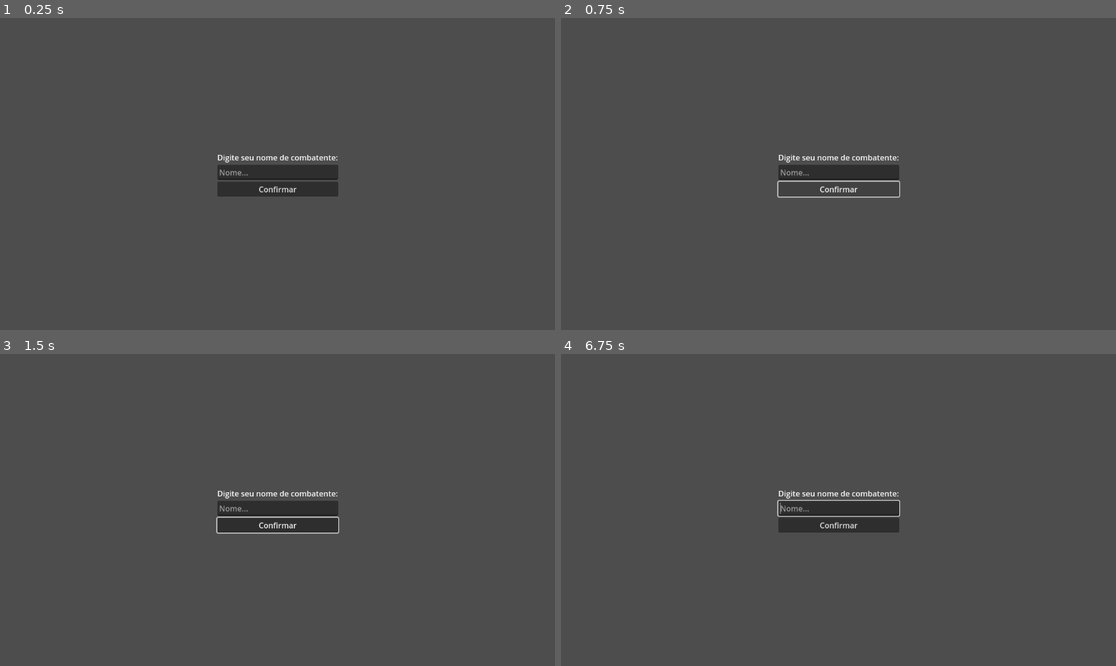
Above: before the commit, frames 1-4 (two rows, left to right).
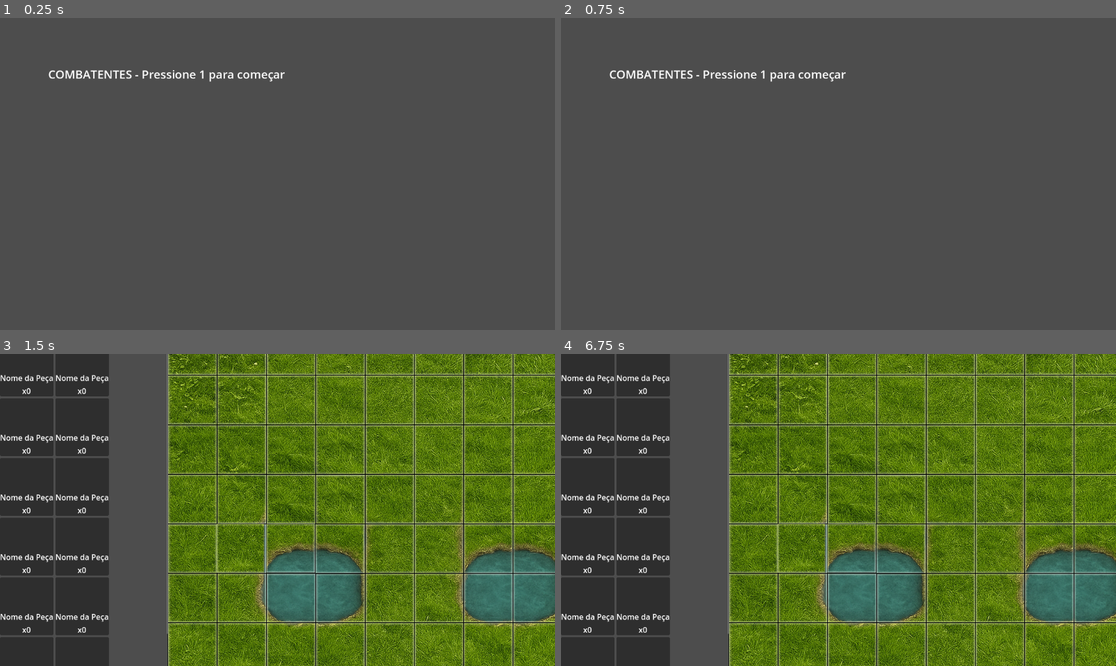
Above: after the commit, the same moments.

Repository: pablogeokar/flutter-combatentes
Game: Godot game, scene res://main.tscn
Same seed, same stepped clock (60 frames per second), same inputs: the game is played once before the commit and once after it.
Inputs (mouse positions are in pixels of both pictures, inside the frame that each line leads up to):
- Up to frame 1 (0.25 s): no input
- Up to frame 2 (0.75 s): click (838, 189) at 0.5 s, where only the run before the commit has a clickable "Confirmar"
- Up to frame 3 (1.5 s): click (338, 559) at 1.25 s, where only the run after the commit has a clickable "Começar"
- Up to frame 4 (6.75 s): tap Enter at 2, 3.5, 3.8, 5 s; move the mouse to (960, 494) at 2.02 s; hold D 2.03-2.75 s; tap 1 at 2.1, 5.1 s; click (960, 494) at 2.17 s; tap Space at 2.27, 2.75, 4.25, 5.27, 5.75 s; tap 2 at 2.3, 5.3 s; drag from (727, 525) to (810, 572) at 2.77 s; move the mouse to (894, 441) at 3.52 s; hold D 3.53-4.25 s; tap 3 at 3.6, 6.6 s; drag from (810, 572) to (672, 463) at 4.27 s; move the mouse to (1005, 556) at 5.02 s; drag from (672, 463) to (755, 432) at 5.77 s; move the mouse to (866, 510) at 6.52 s; click (866, 510) at 6.67 s

The runs differ from the first frame. In frame 1, 2.7% of the frame differs, in the area x 8-61%, y 16-58%; in frame 2, 2.0%; in frame 3, 87%, in the area x 0-100%, y 0-100%; in frame 4, 87%.
Error after the commit: Out of bounds get index '0' (on base: 'Dictionary') (res://scripts/ui/inventory_piece_widget.gd:23)

Commit message:
erros e mais erros

Diff:
--- /dev/null
+++ b/godot/combatentes/scenes/ui/simple_name_screen.tscn
@@ -0,0 +1,39 @@
+[gd_scene load_steps=2 format=3 uid="uid://simple_name_screen"]
+
+[ext_resource type="Script" path="res://scripts/ui/name_input_screen.gd" id="1_simple"]
+
+[node name="SimpleNameScreen" type="Control"]
+layout_mode = 3
+anchors_preset = 15
+anchor_right = 1.0
+anchor_bottom = 1.0
+script = ExtResource("1_simple")
+
+[node name="CenterContainer" type="CenterContainer" parent="."]
+layout_mode = 1
+anchors_preset = 15
+anchor_right = 1.0
+anchor_bottom = 1.0
+
+[node name="VBoxContainer" type="VBoxContainer" parent="CenterContainer"]
+layout_mode = 2
+
+[node name="TitleLabel" type="Label" parent="CenterContainer/VBoxContainer"]
+layout_mode = 2
+text = "COMBATENTES"
+horizontal_alignment = 1
+
+[node name="InstructionLabel" type="Label" parent="CenterContainer/VBoxContainer"]
+layout_mode = 2
+text = "Digite seu nome:"
+horizontal_alignment = 1
+
+[node name="LineEdit" type="LineEdit" parent="CenterContainer/VBoxContainer"]
+layout_mode = 2
+placeholder_text = "Seu nome aqui..."
+
+[node name="Button" type="Button" parent="CenterContainer/VBoxContainer"]
+layout_mode = 2
+text = "Começar Jogo"
+
+[connection signal="pressed" from="CenterContainer/VBoxContainer/Button" to="." method="_on_button_pressed"]
--- /dev/null
+++ b/godot/combatentes/scenes/ui/simple_test_screen.tscn
@@ -0,0 +1,10 @@
+[gd_scene load_steps=2 format=3 uid="uid://simple_test_screen"]
+
+[ext_resource type="Script" path="res://scripts/ui/simple_test_screen.gd" id="1_test"]
+
+[node name="SimpleTestScreen" type="Control"]
+layout_mode = 3
+anchors_preset = 15
+anchor_right = 1.0
+anchor_bottom = 1.0
+script = ExtResource("1_test")
--- a/godot/combatentes/scripts/data/placement_messages.gd
+++ b/godot/combatentes/scripts/data/placement_messages.gd
@@ -66,17 +66,22 @@
 		dict["data"] = data.to_dict()
 	return dict
 
-static func placement_update(game_id: String, player_id: String, piece_id: String, patente: Enums.Patente, position: Vector2i) -> PlacementMessage:
+# Métodos de conveniência para criar mensagens específicas
+func create_placement_update(piece_id: String, patente: Enums.Patente, position: Vector2i):
 	var msg_data = PlacementMessageData.new(piece_id, patente, position)
-	return PlacementMessage.new("PLACEMENT_UPDATE", game_id, player_id, msg_data)
+	type = "PLACEMENT_UPDATE"
+	data = msg_data
 
-static func placement_ready(game_id: String, player_id: String, all_pieces: Array[PecaJogo]) -> PlacementMessage:
+func create_placement_ready(all_pieces: Array[PecaJogo]):
 	var msg_data = PlacementMessageData.new("", Enums.Patente.PRISIONEIRO, Vector2i.ZERO, Enums.PlacementStatus.READY, all_pieces)
-	return PlacementMessage.new("PLACEMENT_READY", game_id, player_id, msg_data)
+	type = "PLACEMENT_READY"
+	data = msg_data
 
-static func placement_status(game_id: String, player_id: String, status: Enums.PlacementStatus) -> PlacementMessage:
+func create_placement_status(status: Enums.PlacementStatus):
 	var msg_data = PlacementMessageData.new("", Enums.Patente.PRISIONEIRO, Vector2i.ZERO, status)
-	return PlacementMessage.new("PLACEMENT_STATUS", game_id, player_id, msg_data)
+	type = "PLACEMENT_STATUS"
+	data = msg_data
 
-static func game_start(game_id: String, player_id: String) -> PlacementMessage:
-	return PlacementMessage.new("GAME_START", game_id, player_id)
+func create_game_start():
+	type = "GAME_START"
+	data = null
--- a/godot/combatentes/scripts/main.gd
+++ b/godot/combatentes/scripts/main.gd
@@ -1,34 +1,48 @@
 # main.gd
 extends Node2D
-
-var debug_mode = false
 
 func _ready():
 	print("🎮 MAIN - Iniciando jogo...")
 
-	# Adiciona helper de debug
-	var debug_helper = Node.new()
-	debug_helper.set_script(load("res://scripts/debug_helper.gd"))
-	add_child(debug_helper)
+	# Adiciona um label de debug na tela
+	var debug_label = Label.new()
+	debug_label.text = "COMBATENTES - Pressione 1 para começar"
+	debug_label.position = Vector2(100, 100)
+	debug_label.add_theme_font_size_override("font_size", 24)
+	add_child(debug_label)
 
-	# Adiciona teste rápido
-	var quick_test = Node.new()
-	quick_test.set_script(load("res://scripts/quick_test.gd"))
-	add_child(quick_test)
+	print("🎮 MAIN - Controles disponíveis:")
+	print("  - Pressione 1: Tela de nome")
+	print("  - Pressione 2: Matchmaking")
+	print("  - Pressione 3: Posicionamento")
 
-	print("🎮 MAIN - Controles de debug disponíveis:")
-	print("  - Pressione 1: Tela de nome")
-	print("  - Pressione 2: Tela de matchmaking")
-	print("  - Pressione 3: Tela de posicionamento (direto)")
-	print("  - Pressione 4: Testar WebSocket")
-	print("  - Pressione D: Informações de debug")
-	print("  - Pressione F1: Ativar/desativar modo debug")
-
-	# Carrega a tela de entrada de nome como a primeira cena do jogo.
-	SceneManager.change_scene("res://scenes/ui/name_input_screen.tscn")
+	# Aguarda um pouco e carrega a primeira tela
+	await get_tree().create_timer(1.0).timeout
+	print("🎮 MAIN - Carregando tela de teste...")
+	SceneManager.change_scene("res://scenes/ui/simple_test_screen.tscn")
 
 func _input(event):
 	if event is InputEventKey and event.pressed:
-		if event.keycode == KEY_F1:
-			debug_mode = !debug_mode
-			print("🔧 Modo debug: ", "ATIVADO" if debug_mode else "DESATIVADO")
+		match event.keycode:
+			KEY_1:
+				print("🧪 Navegando para tela de teste")
+				SceneManager.change_scene("res://scenes/ui/simple_test_screen.tscn")
+			KEY_2:
+				print("🧪 Navegando para matchmaking")
+				SceneManager.change_scene("res://scenes/ui/matchmaking_screen.tscn")
+			KEY_3:
+				print("🧪 Navegando para posicionamento")
+				Global.player_name = "TestPlayer"
+				Global.game_id = "test_game"
+				Global.player_id = "test_player"
+				Global.player_area = [0, 1, 2, 3]
+				print("🧪 Dados configurados, navegando...")
+				SceneManager.change_scene("res://scenes/ui/piece_placement_screen.tscn")
+			KEY_D:
+				print("🔧 DEBUG INFO:")
+				print("  - Cena atual: ", get_tree().current_scene.name if get_tree().current_scene else "Nenhuma")
+				print("  - Global player_name: ", Global.player_name)
+				print("  - Arquivos de cena existem: ")
+				print("    - simple_name_screen.tscn: ", ResourceLoader.exists("res://scenes/ui/simple_name_screen.tscn"))
+				print("    - matchmaking_screen.tscn: ", ResourceLoader.exists("res://scenes/ui/matchmaking_screen.tscn"))
+				print("    - piece_placement_screen.tscn: ", ResourceLoader.exists("res://scenes/ui/piece_placement_screen.tscn"))
--- a/godot/combatentes/scripts/ui/game_screen.gd
+++ b/godot/combatentes/scripts/ui/game_screen.gd
@@ -49,16 +49,16 @@
 
 	# Popula jogadores
 	for player_data in new_state_data.jogadores:
-		var equipe_enum = Enums.Equipe.values().find(player_data.equipe)
+		var equipe_enum = Enums.Equipe.get(player_data.equipe, Enums.Equipe.VERDE)
 		if equipe_enum == -1: equipe_enum = Enums.Equipe.VERDE # Default
 		current_game_state.jogadores.append(Jogador.new(player_data.id, player_data.nome, equipe_enum))
 
 	# Popula peças
 	board_node.clear_board()
 	for piece_data in new_state_data.pecas:
-		var patente_enum = Enums.Patente.values().find(piece_data.patente)
+		var patente_enum = Enums.Patente.get(piece_data.patente, Enums.Patente.PRISIONEIRO)
 		if patente_enum == -1: patente_enum = Enums.Patente.PRISIONEIRO # Default
-		var equipe_enum = Enums.Equipe.values().find(piece_data.equipe)
+		var equipe_enum = Enums.Equipe.get(piece_data.equipe, Enums.Equipe.VERDE)
 		if equipe_enum == -1: equipe_enum = Enums.Equipe.VERDE # Default
 
 		var piece = PecaJogo.new(
--- a/godot/combatentes/scripts/ui/matchmaking_screen.gd
+++ b/godot/combatentes/scripts/ui/matchmaking_screen.gd
@@ -1,14 +1,22 @@
 # matchmaking_screen.gd
 extends Control
 
-@onready var animation_player = $AnimationPlayer
-@onready var status_label = $VBoxContainer/StatusLabel
+var animation_player: AnimationPlayer
+var status_label: Label
 
 var connection_timeout: float = 10.0
 var connection_timer: float = 0.0
 var is_connecting: bool = false
 
 func _ready():
+	# Procura pelos nós na árvore
+	animation_player = find_child("AnimationPlayer", true, false)
+	status_label = find_child("StatusLabel", true, false)
+
+	print("🔍 MATCHMAKING - Nós encontrados:")
+	print("  - AnimationPlayer: ", animation_player != null)
+	print("  - StatusLabel: ", status_label != null)
+
 	# Inicia a animação de "loading"
 	if animation_player:
 		animation_player.play("loading")
--- a/godot/combatentes/scripts/ui/name_input_screen.gd
+++ b/godot/combatentes/scripts/ui/name_input_screen.gd
@@ -5,16 +5,26 @@
 # Sinal emitido quando o nome é confirmado
 signal name_confirmed(player_name)
 
-@onready var line_edit = $VBoxContainer/LineEdit
+var line_edit: LineEdit
+
+func _ready():
+	# Procura pelo LineEdit na árvore de nós (funciona com qualquer estrutura)
+	line_edit = find_child("LineEdit", true, false)
+	if line_edit == null:
+		print("❌ ERRO: LineEdit não encontrado na cena")
 
 func _on_button_pressed():
+	if line_edit == null:
+		print("❌ ERRO: LineEdit é null")
+		return
+
 	var player_name = line_edit.text
 	if not player_name.is_empty():
-		print("Nome do jogador: ", player_name)
+		print("✅ Nome do jogador: ", player_name)
 		# Salva o nome do jogador no Global
 		Global.player_name = player_name
 
 		# Muda para a tela de matchmaking
 		SceneManager.change_scene("res://scenes/ui/matchmaking_screen.tscn")
 	else:
-		print("O nome não pode estar vazio.")
+		print("⚠️ O nome não pode estar vazio.")
--- a/godot/combatentes/scripts/ui/piece_placement_screen.gd
+++ b/godot/combatentes/scripts/ui/piece_placement_screen.gd
@@ -8,7 +8,7 @@
 const PlacementStatus = preload("res://scripts/data/enums.gd").PlacementStatus
 const InventoryPieceWidgetScene = preload("res://scenes/ui/inventory_piece_widget.tscn")
 const PieceScene = preload("res://scenes/piece.tscn")
-const PlacementMessage = preload("res://scripts/data/placement_messages.gd").PlacementMessage
+const PlacementMessageClass = preload("res://scripts/data/placement_messages.gd")
 
 @onready var pieces_grid = $HBoxContainer/InventoryContainer/PiecesGrid
 @onready var confirm_button = $HBoxContainer/BoardContainer/ConfirmButton
@@ -71,7 +71,7 @@
 	for child in pieces_grid.get_children():
 		child.queue_free()
 
-	for patente_enum in Patente.values():
+	for patente_enum in range(Patente.size()):
 		var count = available_pieces.get(patente_enum, 0)
 		if count > 0:
 			var inventory_widget = InventoryPieceWidgetScene.instantiate()
@@ -185,8 +185,8 @@
 	_update_inventory_display()
 
 	# Envia mensagem de atualização de posicionamento para o servidor
-	var msg_data = PlacementMessage.PlacementMessageData.new(new_piece_id, selected_piece_type, grid_pos)
-	var update_message = PlacementMessage.new("PLACEMENT_UPDATE", game_id, player_id, msg_data)
+	var msg_data = PlacementMessageClass.PlacementMessageData.new(new_piece_id, selected_piece_type, grid_pos)
+	var update_message = PlacementMessageClass.new("PLACEMENT_UPDATE", game_id, player_id, msg_data)
 	WebSocketService.send_message(update_message.to_dict())
 
 	# Verifica se todas as peças foram posicionadas para habilitar o botão de confirmar
@@ -208,8 +208,8 @@
 func _on_confirm_button_pressed():
 	print("Confirmar posicionamento!")
 	# Envia mensagem de confirmação de posicionamento para o servidor
-	var msg_data = PlacementMessage.PlacementMessageData.new("", Patente.PRISIONEIRO, Vector2i.ZERO, PlacementStatus.READY, placed_pieces)
-	var ready_message = PlacementMessage.new("PLACEMENT_READY", game_id, player_id, msg_data)
+	var msg_data = PlacementMessageClass.PlacementMessageData.new("", Patente.PRISIONEIRO, Vector2i.ZERO, PlacementStatus.READY, placed_pieces)
+	var ready_message = PlacementMessageClass.new("PLACEMENT_READY", game_id, player_id, msg_data)
 	WebSocketService.send_message(ready_message.to_dict())
 	status_label.text = "Aguardando oponente confirmar..."
 	confirm_button.disabled = true
--- /dev/null
+++ b/godot/combatentes/scripts/ui/simple_test_screen.gd
@@ -0,0 +1,49 @@
+# simple_test_screen.gd
+extends Control
+
+func _ready():
+	print("✅ SIMPLE_TEST_SCREEN - Carregado com sucesso!")
+
+	# Cria uma interface simples programaticamente
+	var vbox = VBoxContainer.new()
+	vbox.set_anchors_and_offsets_preset(Control.PRESET_CENTER)
+	add_child(vbox)
+
+	var title = Label.new()
+	title.text = "COMBATENTES - TESTE"
+	title.horizontal_alignment = HORIZONTAL_ALIGNMENT_CENTER
+	vbox.add_child(title)
+
+	var instruction = Label.new()
+	instruction.text = "Pressione ENTER para continuar"
+	instruction.horizontal_alignment = HORIZONTAL_ALIGNMENT_CENTER
+	vbox.add_child(instruction)
+
+	var line_edit = LineEdit.new()
+	line_edit.placeholder_text = "Digite seu nome..."
+	vbox.add_child(line_edit)
+
+	var button = Button.new()
+	button.text = "Começar"
+	button.pressed.connect(_on_start_pressed.bind(line_edit))
+	vbox.add_child(button)
+
+func _on_start_pressed(line_edit: LineEdit):
+	var player_name = line_edit.text
+	if player_name.is_empty():
+		player_name = "Jogador"
+
+	print("✅ Nome definido: ", player_name)
+	Global.player_name = player_name
+
+	# Vai direto para o teste de posicionamento
+	Global.game_id = "test_game"
+	Global.player_id = "test_player"
+	Global.player_area = [0, 1, 2, 3]
+
+	print("✅ Navegando para posicionamento...")
+	SceneManager.change_scene("res://scenes/ui/piece_placement_screen.tscn")
+
+func _input(event):
+	if event is InputEventKey and event.pressed and event.keycode == KEY_ENTER:
+		_on_start_pressed(find_child("LineEdit", true, false))
Not shown, added: godot/combatentes/scripts/ui/simple_test_screen.gd.uid
